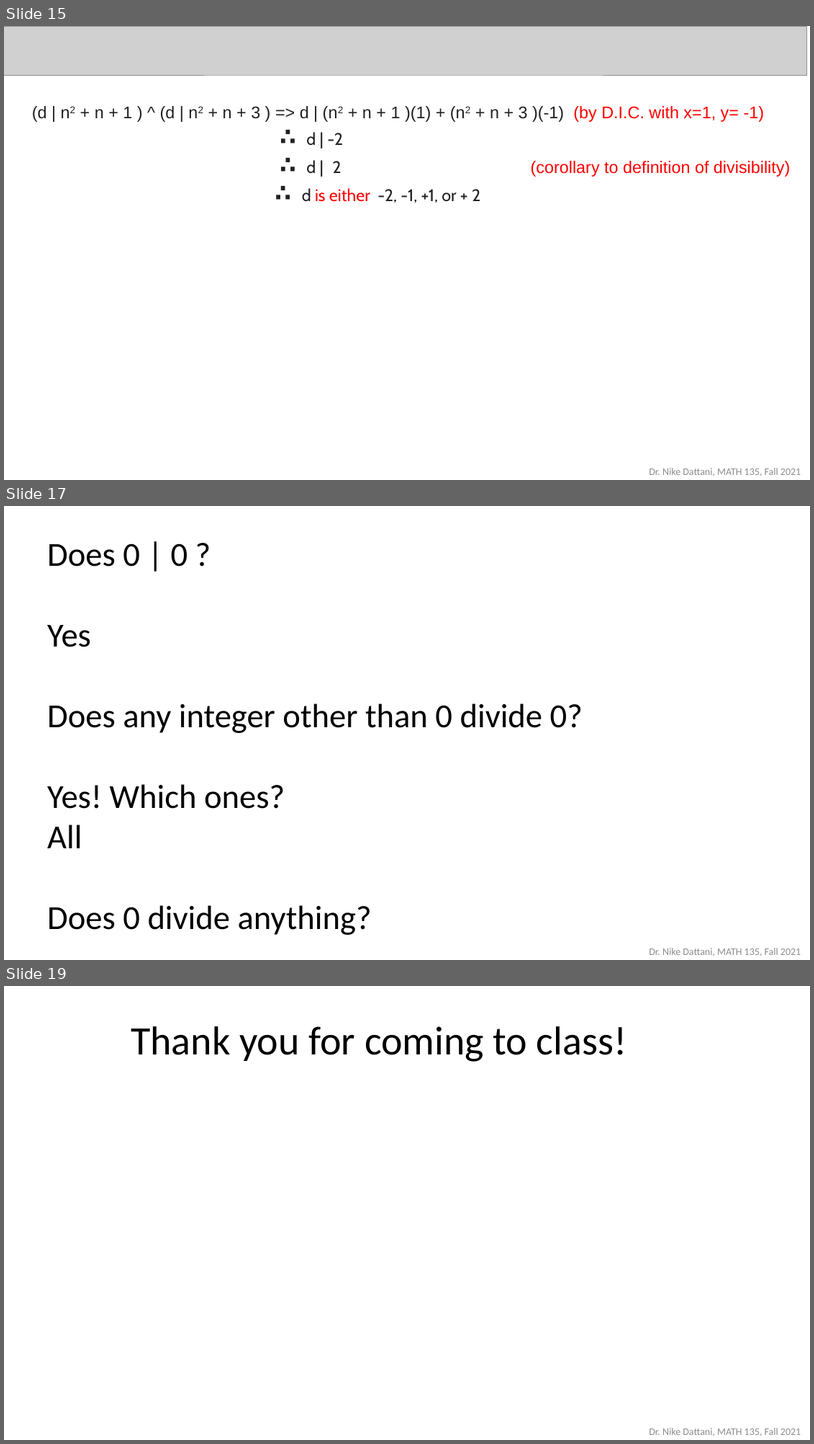
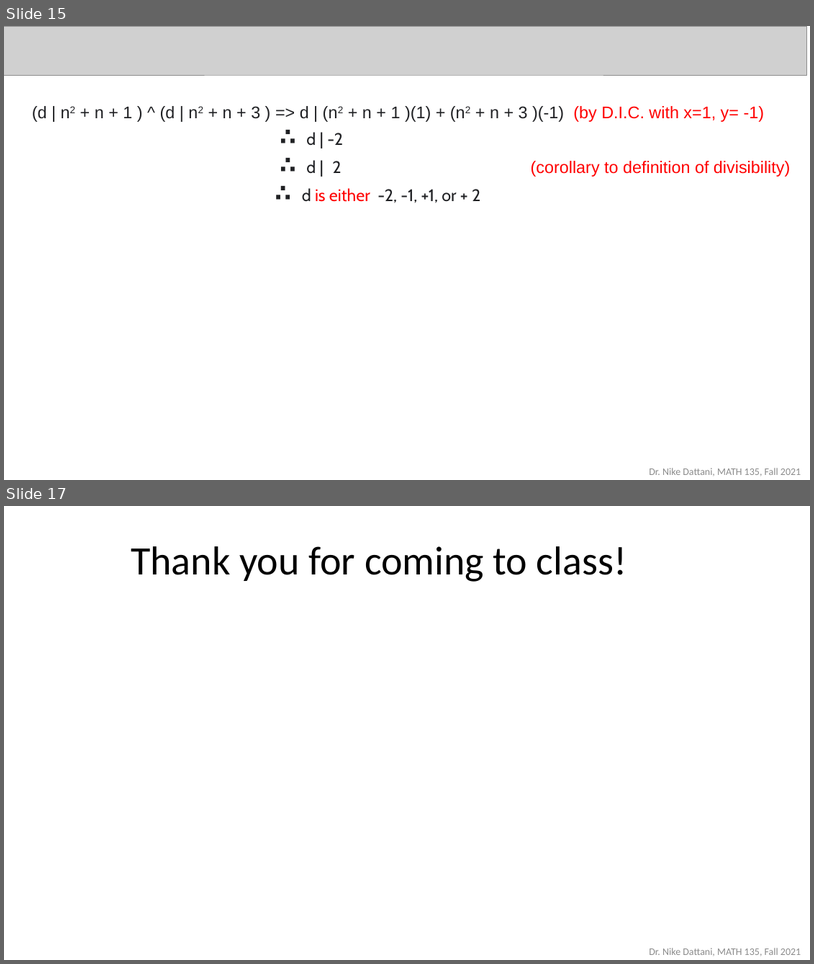
Before and after one commit to ndattani/Lecture_Notes, a slide deck: University_of_Waterloo/Fall_2021/MATH135/UW_Fall2021_MATH135_Lecture9.pptx. Shown one above the other, each under a label of ours: slides 15, 17 and 19 before the commit, slides 15 and 17 after it; the slides between them are not shown. The pictures are 814x1444 and 814x964 pixels, drawn with LibreOffice and Linux fonts; fonts in the diff are those of the drawing; grey boxes stand for pictures. Boxes give left, top, right and bottom in pixels: in the first picture for what was removed or moved away, otherwise in the second. Text is boxed around its words. In the diff, an @@ line names an element or a change of style, - is before the commit and + after.

```diff
--- a/University_of_Waterloo/Fall_2021/MATH135/UW_Fall2021_MATH135_Lecture9.pptx
+++ b/University_of_Waterloo/Fall_2021/MATH135/UW_Fall2021_MATH135_Lecture9.pptx
@@ slide 17 removed at bbox=[4, 506, 810, 960], background #FFFFFF @@
@@ text removed at bbox=[47, 543, 583, 934] @@
-Does 0 | 0 ?
-Yes
-Does any integer other than 0 divide 0?
-Yes! Which ones?
-All
-Does 0 divide anything?
@@ rectangle removed at bbox=[159, 627, 641, 680] @@
@@ rectangle removed at bbox=[328, 827, 356, 845] @@
@@ rectangle removed at bbox=[392, 828, 421, 845] @@
@@ rectangle removed at bbox=[498, 827, 526, 845] @@
@@ rectangle removed at bbox=[328, 849, 356, 867] @@
@@ rectangle removed at bbox=[390, 849, 419, 867] @@
@@ rectangle removed at bbox=[502, 849, 531, 866] @@
@@ rectangle removed at bbox=[328, 870, 356, 886] @@
@@ rectangle removed at bbox=[392, 869, 421, 886] @@
@@ rectangle removed at bbox=[498, 870, 526, 887] @@
@@ rectangle removed at bbox=[327, 890, 355, 908] @@
@@ rectangle removed at bbox=[399, 890, 427, 908] @@
@@ rectangle removed at bbox=[502, 891, 531, 909] @@
@@ text removed at bbox=[649, 947, 801, 956] @@
-Dr. Nike Dattani, MATH 135, Fall 2021
@@ what was slide 19 is now slide 17 @@
```
Also in this commit, not shown: 6 slides changed, 1 other slide removed.
